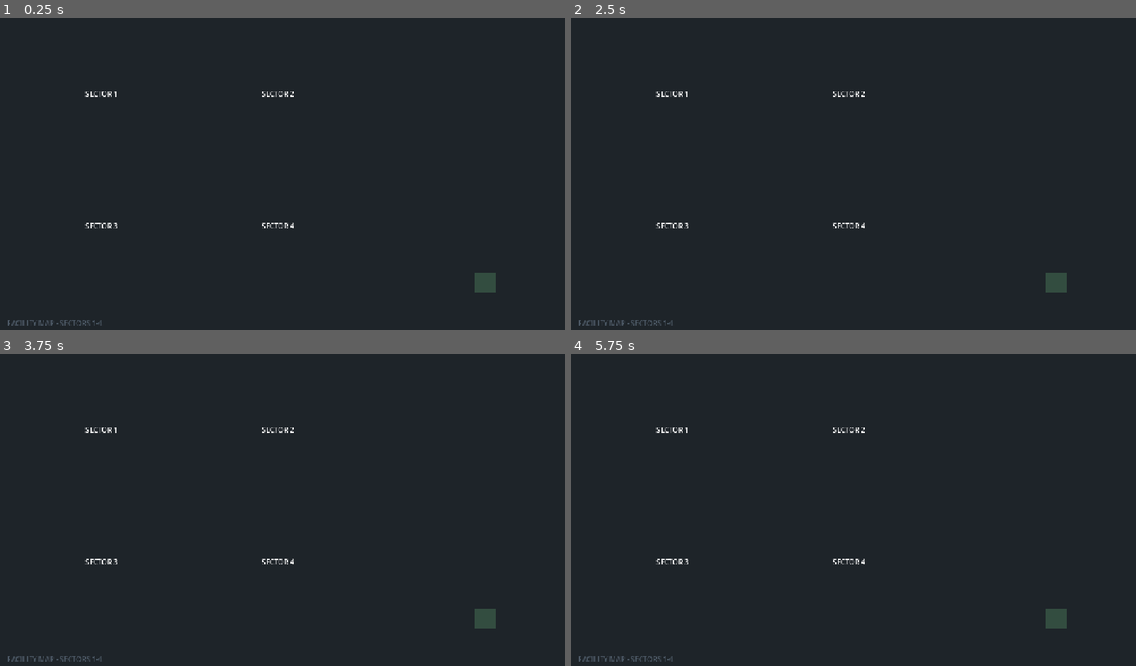
Above: before the commit, frames 1-4 (two rows, left to right).
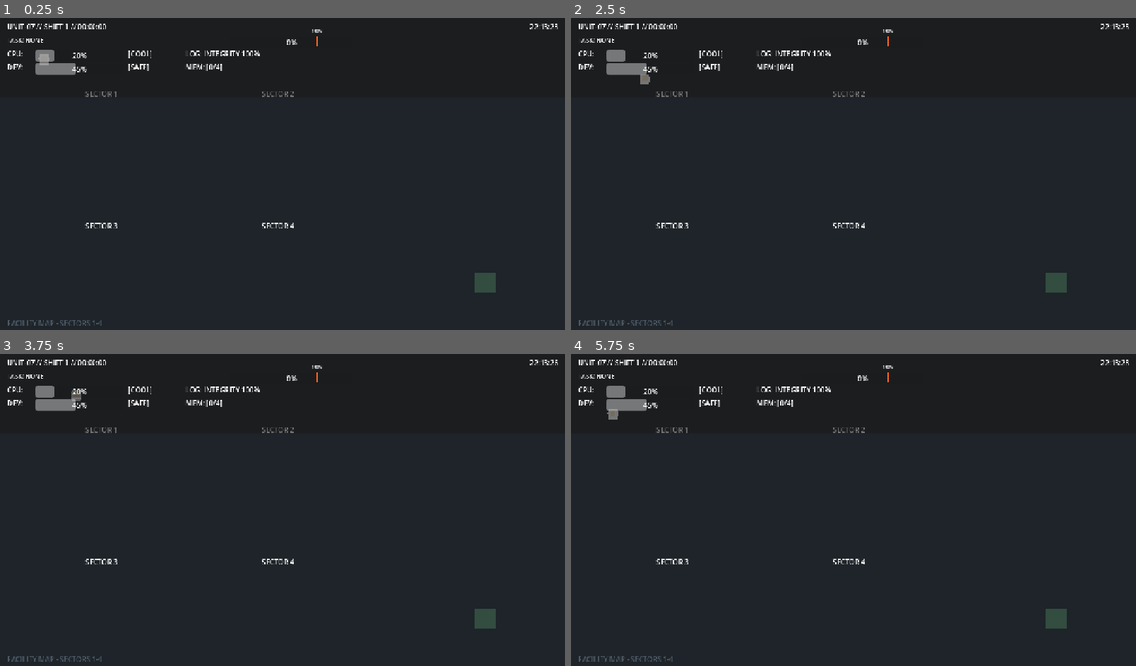
Above: after the commit, the same moments.

Repository: xuehaowen/Awakening
Game: Godot game, scene res://scenes/world/Facility.tscn
The game is run twice, just before and just after one commit, with the same random seed, the same clock (stepped at 60 frames per second) and the same inputs.
Inputs:
- Up to frame 1 (0.25 s): no input
- Up to frame 2 (2.5 s): tap Enter at 0.5 s; hold D (move_right) 0.53-1.28 s; tap E (interact) at 0.6 s; hold S (move_down) 1.28-2.03 s; tap M (open_memory) at 1.35 s; hold D (move_right) from 2.03 s (still down); hold Shift (override_decrypt) from 2.03 s (still down)
- Up to frame 3 (3.75 s): tap Space at 2.75 s; release D (move_right) at 2.78 s; release Shift (override_decrypt) at 2.78 s; hold W (move_up) 2.78-3.53 s; tap Ctrl (override_smooth) at 2.85 s; tap Enter at 3.5 s; hold A (move_left) from 3.53 s (still down); tap 1 at 3.6 s
- Up to frame 4 (5.75 s): tap Space at 4.25 s; tap E (interact) at 4.35 s; release A (move_left) at 5.03 s; hold S (move_down) from 5.03 s (still down); tap M (open_memory) at 5.1 s

The runs differ from the first frame. In frame 1, 1.2% of the frame differs, in the area x 1-99%, y 1-26%; in frame 2, 1.3%; in frame 3, 1.3%; in frame 4, 1.3%.
Error before the commit: Parse Error: Could not preload resource file "res://scenes/ui/HUD.tscn". (res://scripts/world/Facility.gd:12)
Error after the commit: Invalid access to property or key 'phase_changed' on a base object of type 'Node (DayManager.gd)'. (res://scripts/ui/HUD.gd:33)

Commit message:
Fix Color parse errors in UI scenes by adding alpha channels

Diff:
--- a/scenes/ui/HUD.tscn
+++ b/scenes/ui/HUD.tscn
@@ -141,7 +141,7 @@
 offset_right = 750.0
 offset_bottom = 64.0
 text = ""
-modulate = Color(0.2, 0.9, 0.4)
+modulate = Color(0.2, 0.9, 0.4, 1)
 
 [node name="FeedbackLabel" type="Label" parent="TerminalPanel"]
 layout_mode = 0
--- a/scenes/ui/NightlyPurgeUI.tscn
+++ b/scenes/ui/NightlyPurgeUI.tscn
@@ -29,7 +29,7 @@
 theme_override_font_sizes/font_size = 20
 text = "SYSTEM RESET IN: 60s"
 horizontal_alignment = 1
-modulate = Color(0.9, 0.2, 0.2)
+modulate = Color(0.9, 0.2, 0.2, 1)
 
 [node name="ShortTermLabel" type="Label" parent="Panel"]
 layout_mode = 0
@@ -96,4 +96,4 @@
 offset_bottom = 560.0
 theme_override_font_sizes/font_size = 16
 text = "EXECUTE PURGE"
-modulate = Color(0.9, 0.2, 0.2)
+modulate = Color(0.9, 0.2, 0.2, 1)
